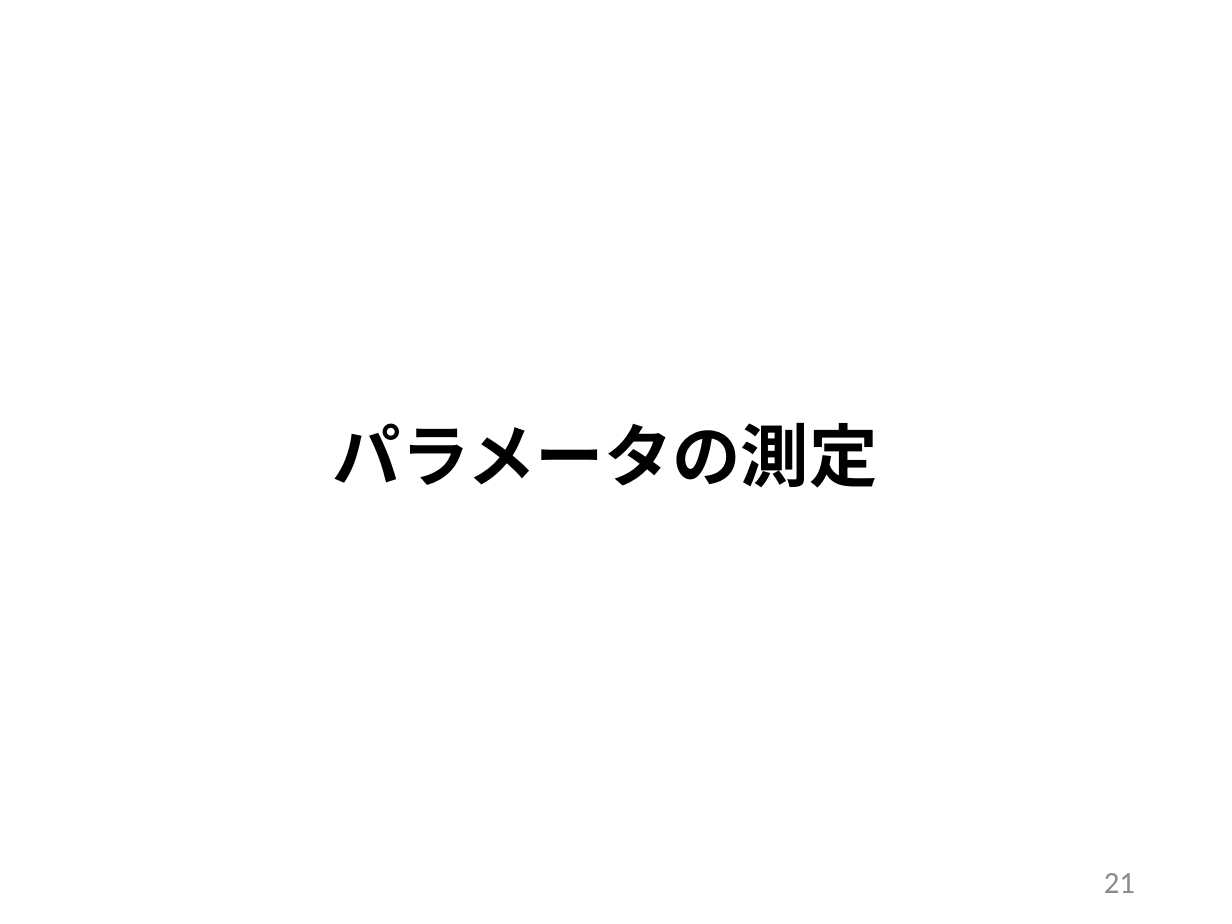
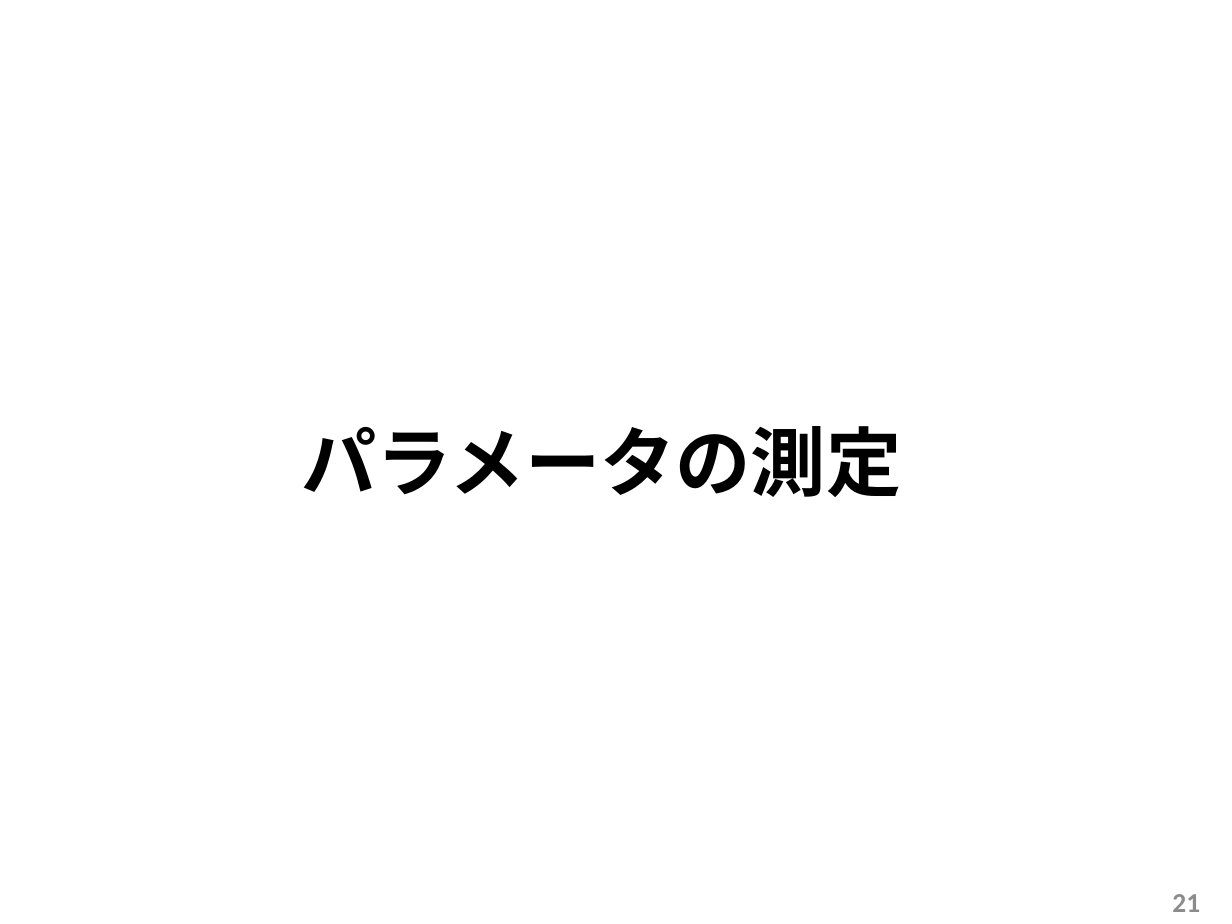
Before and after one commit to arabian9ts/Pendulum, a slide deck: slide 21 of presentation/pendulum_theory.pptx. Drawn at 1232x924 pixels with LibreOffice and Linux fonts; fonts in the diff are those of the drawing. Boxes give left, top, right and bottom in pixels: in the first picture for what was removed or moved away, otherwise in the second. Text is boxed around its words. In the diff, an @@ line names an element or a change of style, - is before the commit and + after.

Commit message:
modify: presen layout

```diff
--- a/presentation/pendulum_theory.pptx
+++ b/presentation/pendulum_theory.pptx
@@ title "パラメータの測定": place and size @@
-title "パラメータの測定" at [333,422,878,488]
+title "パラメータの測定" at [302,426,902,497]
@@ title "パラメータの測定" at [302,426,902,497]: size 40 to 44 pt; alignment centre to left @@
@@ page number: place and size @@
-page number at [1104,873,1135,893]
+page number at [1172,894,1200,912]
@@ page number at [1172,894,1200,912]: size 18 to 16 pt, bold on @@
```
Also in this commit, not shown: 28 other slides changed, 2 slides added, 2 slides removed.
